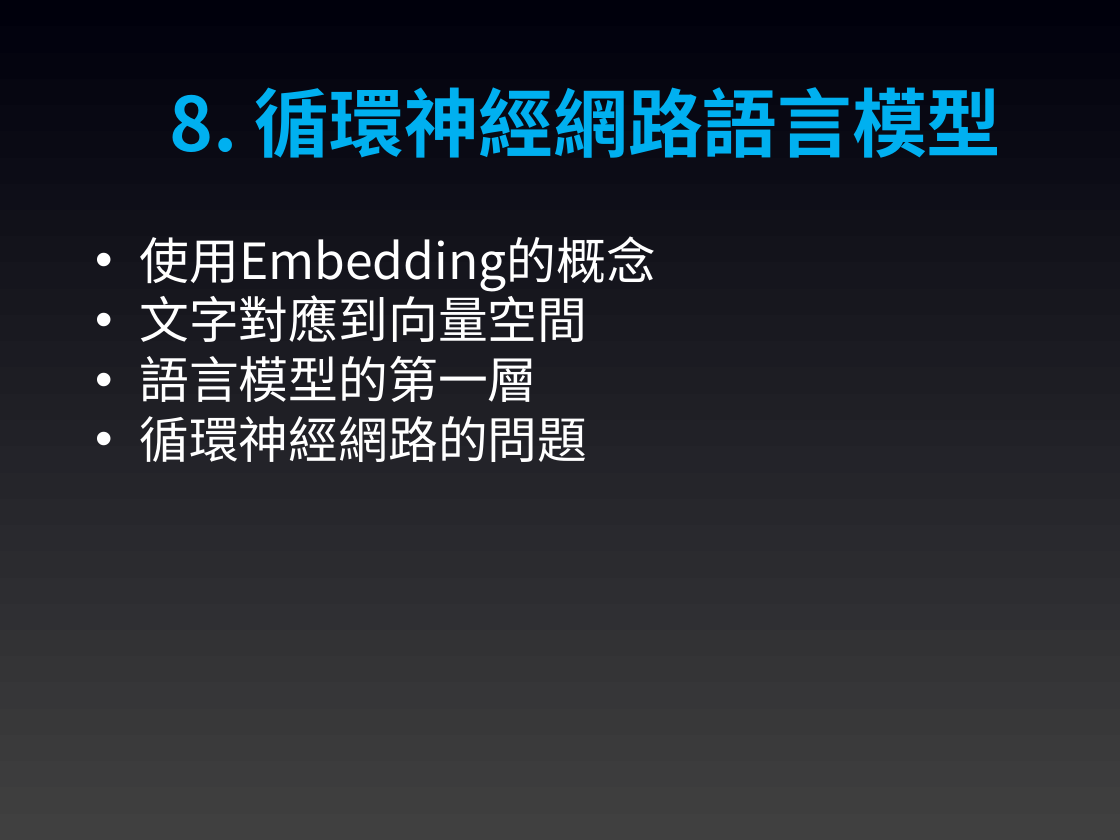
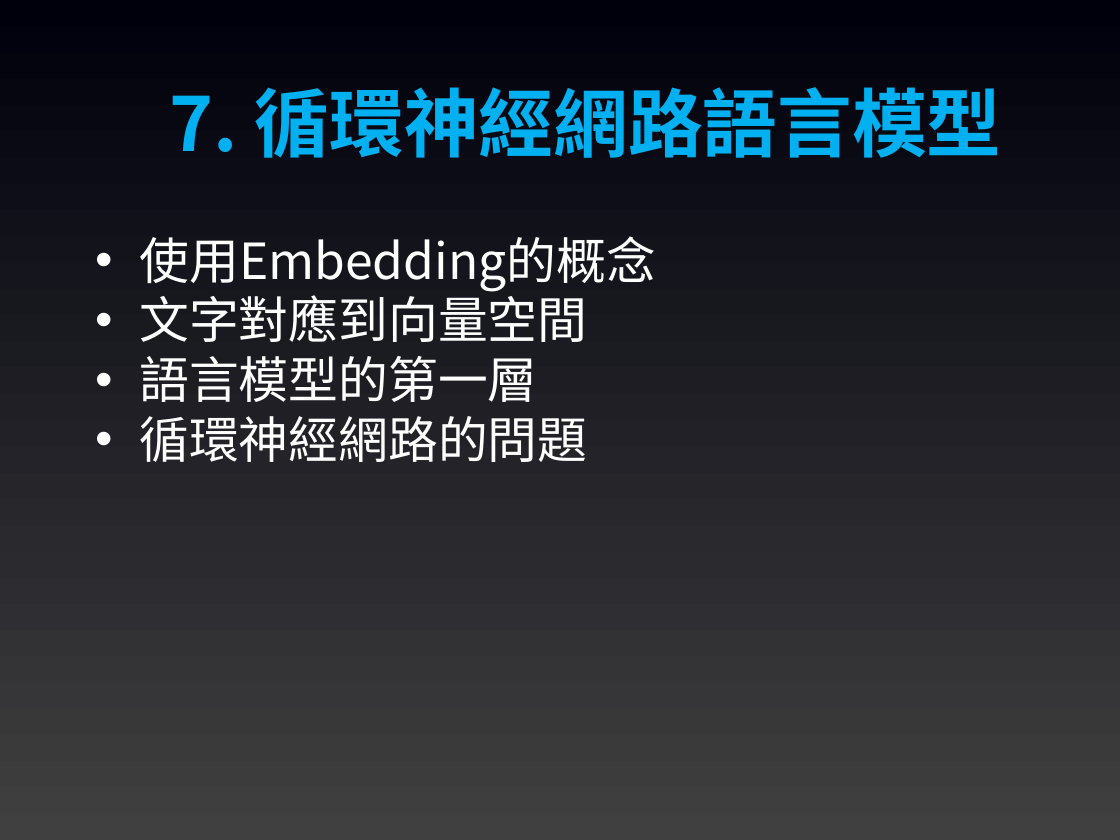
Before and after one commit to joshhu/mustllm20242nd, a slide deck: slide 11 of Slides/Week01/00：課程大綱.pptx (slide 12 before the commit). Drawn at 1120x840 pixels with LibreOffice and Linux fonts; fonts in the diff are those of the drawing. Boxes give left, top, right and bottom in pixels: in the first picture for what was removed or moved away, otherwise in the second. Text is boxed around its words. In the diff, an @@ line names an element or a change of style, - is before the commit and + after.

```diff
--- a/Slides/Week01/00：課程大綱.pptx
+++ b/Slides/Week01/00：課程大綱.pptx
@@ text at bbox=[170, 87, 1002, 158]: text changed @@
-8. 循環神經網路語言模型
+7. 循環神經網路語言模型
```
Also in this commit, not shown: 9 other slides changed, 1 slide removed, 2 other files.
